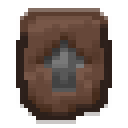
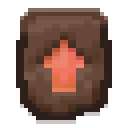
Layers edited between the first and the second 128×128 image:
added layer "copper" above "stone" over [44, 40, 84, 92]
hid "stone" over [44, 40, 84, 92]
